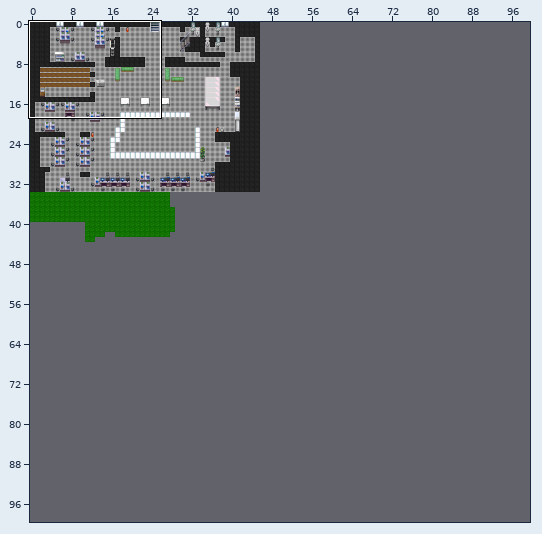
An edit to a level. Tiled map (JSON), maps/3rdFloor.json. The picture above shows the old version from afar; the outline marks the close-up.
Close-up. Old version:
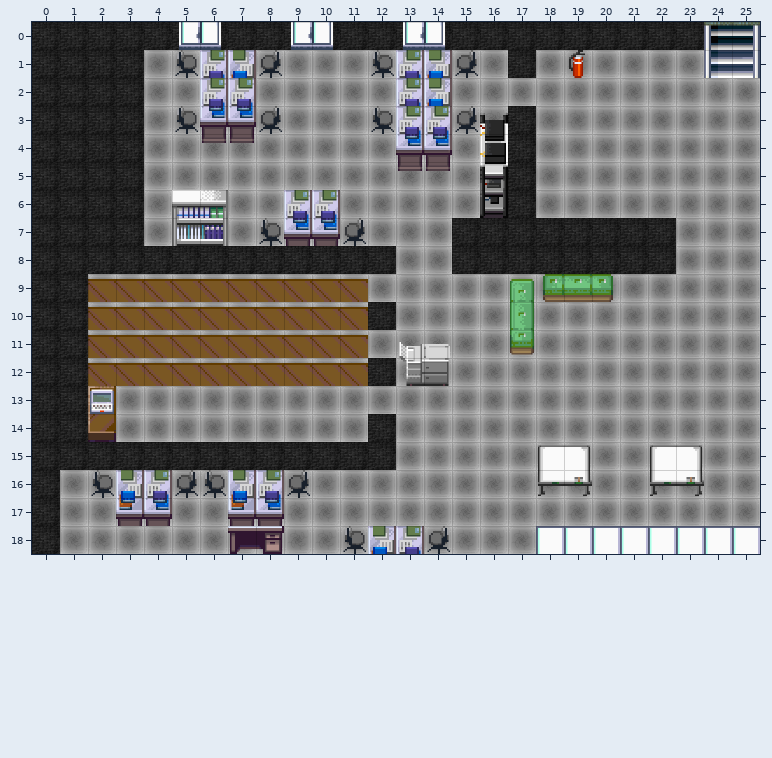
Cells are 32x32 px. Shown: x 0..25, y 0..18. The commit also changed other parts of the map, which this record leaves out.
Once edited:
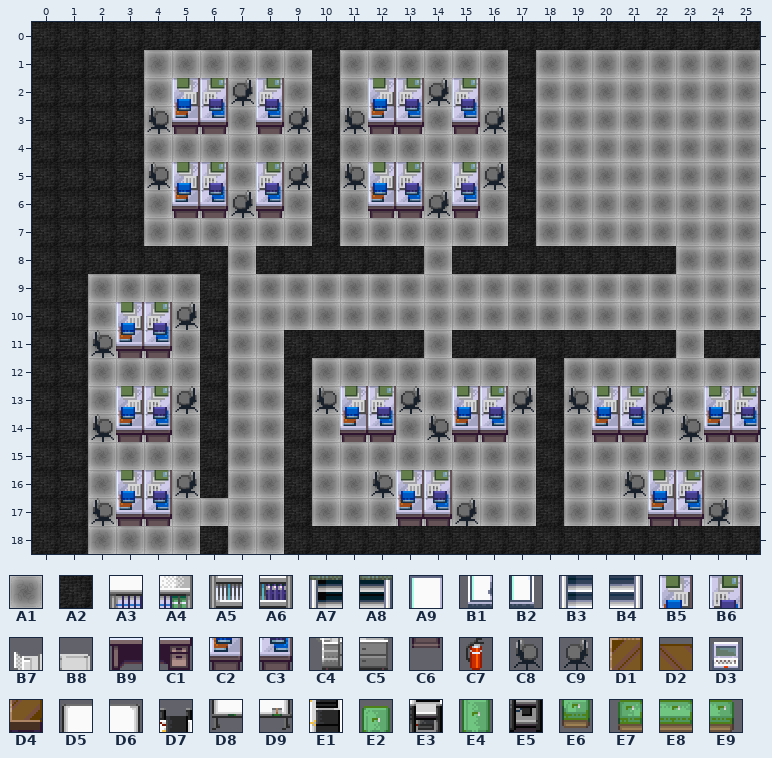
Key: from "floortileset": A1 14, A2 37; from "office_1": A3 3, A4 4, A5 19, A6 20, A7 24, A8 25, A9 28, B1 30, B2 31, B3 40, B4 41, B5 50, B6 51, B7 56, B8 57, B9 64, C1 65, C2 66, C3 67, C4 72, C5 73, C6 84, C7 97, C8 114, C9 115, D1 128, D2 130, D3 135, D4 144, D5 161, D6 162, D7 176, D8 177, D9 178, E1 192, E2 199, E3 208, E4 215, E5 224, E6 231, E7 244, E8 245, E9 246.
__ is an empty cell, ## one hidden under a higher layer.
Tiles of an added or newly shown layer are drawn over the layers below it.
Changes in this commit:
Layer "bottom":
y 1: x 10 A1 -> A2
y 2: x 10 A1 -> A2; x 17 A1 -> A2
y 3..5: x 10 A1 -> A2
y 6: x 10 ## -> A2
y 7: x 10 A1 -> A2; x 15..16 A2 A2 -> A1 A1; x 18..22 A2 A2 A2 A2 A2 -> A1 A1 A1 A1 A1
y 8: x 7 A2 -> A1; x 13 A1 -> A2
y 9: x 6 A1 -> A2
y 10: x 6 A1 -> A2; x 12 A2 -> A1
y 11: x 6 A1 -> A2; x 9..13 A1 A1 A1 A1 A1 -> A2 A2 A2 A2 A2; x 15..22 A1 A1 A1 A1 A1 A1 A1 A1 -> A2 A2 A2 A2 A2 A2 A2 A2; x 24..25 A1 A1 -> A2 A2
y 12: x 6 A1 -> A2; x 9 A1 -> A2; x 12 A2 -> A1; x 18 A1 -> A2
y 13: x 6 A1 -> A2; x 9 A1 -> A2; x 18 A1 -> A2
y 14: x 6 A1 -> A2; x 9 A1 -> A2; x 12 A2 -> A1; x 18 A1 -> A2
y 15: x 2..5 A2 A2 A2 A2 -> A1 A1 A1 A1; x 7..8 A2 A2 -> A1 A1; x 10..12 A2 A2 A2 -> A1 A1 A1; x 18 A1 -> A2
y 16: x 1 A1 -> A2; x 6 A1 -> A2; x 9 A1 -> A2; x 18 A1 -> A2
y 17: x 1 A1 -> A2; x 9 A1 -> A2; x 18 A1 -> A2
y 18: x 1 A1 -> A2; x 6 A1 -> A2; x 9..25 A1 A1 A1 ## ## A1 A1 A1 A1 ## ## ## ## ## ## ## ## -> A2 A2 A2 A2 A2 A2 A2 A2 A2 A2 A2 A2 A2 A2 A2 A2 A2
Layer "bureau" (added):
y 2: x 5 __ -> B5; x 7..8 __ __ -> C9 B6; x 12 __ -> B5; x 14..15 __ __ -> C9 B6
y 3: x 4..5 __ __ -> C8 C2; x 8..9 __ __ -> C3 C9; x 11..13 __ __ __ -> C8 C2 C3; x 15..16 __ __ -> C3 C9
y 5: x 4..6 __ __ __ -> C8 B5 B6; x 8..9 __ __ -> B6 C9; x 11..13 __ __ __ -> C8 B5 B6; x 15..16 __ __ -> B6 C9
y 6: x 5..8 __ __ __ __ -> C2 C3 C9 C3; x 12..15 __ __ __ __ -> C2 C3 C9 C3
y 10: x 3..5 __ __ __ -> B5 B6 C9
y 11: x 2..4 __ __ __ -> C8 C2 C3
y 13: x 3..5 __ __ __ -> B5 B6 C9; x 10..13 __ __ __ __ -> C8 B5 B6 C9; x 15..17 __ __ __ -> B5 B6 C9; x 19..22 __ __ __ __ -> C8 B5 B6 C9; x 24..25 __ __ -> B5 B6
y 14: x 2..4 __ __ __ -> C8 C2 C3; x 11..12 __ __ -> C2 C3; x 14..16 __ __ __ -> C8 C2 C3; x 20..21 __ __ -> C2 C3; x 23..25 __ __ __ -> C8 C2 C3
y 16: x 12..14 __ __ __ -> C8 B5 B6; x 21..23 __ __ __ -> C8 B5 B6
y 17: x 2 __ -> C8; x 13..15 __ __ __ -> C2 C3 C9; x 22..24 __ __ __ -> C2 C3 C9
Layer "top" (removed):
y 0: x 5..6 B1 B2 -> __ __; x 9..10 B1 B2 -> __ __; x 13..14 B1 B2 -> __ __; x 24..25 A7 A8 -> __ __
y 1: x 6..7 B6 B5 -> __ __; x 13..14 B6 B5 -> __ __; x 19 C7 -> __; x 24..25 B3 B4 -> __ __
y 2: x 7 B6 -> __; x 14 B5 -> __
y 3: x 7 C3 -> __; x 13..14 B6 B6 -> __ __
y 4: x 6..7 C6 C6 -> __ __; x 13..14 C3 C3 -> __ __; x 16 E1 -> __
y 5: x 13..14 C6 C6 -> __ __; x 16 E3 -> __
y 6: x 5..6 A3 A4 -> __ __; x 9..10 B6 B6 -> __ __; x 16 E5 -> __
y 7: x 5..6 A5 A6 -> __ __; x 9..10 C3 C3 -> __ __
y 9: x 2..11 D2 D2 D2 D2 D2 D2 D2 D2 D2 D2 -> __ __ __ __ __ __ __ __ __ __; x 17..20 E2 E7 E8 E9 -> __ __ __ __
y 10: x 2..11 D2 D2 D2 D2 D2 D2 D2 D2 D2 D2 -> __ __ __ __ __ __ __ __ __ __; x 17 E4 -> __
y 11: x 2..11 D2 D2 D2 D2 D2 D2 D2 D2 D2 D2 -> __ __ __ __ __ __ __ __ __ __; x 17 E6 -> __
y 12: x 2..11 D2 D2 D2 D2 D2 D2 D2 D2 D2 D2 -> __ __ __ __ __ __ __ __ __ __; x 13..14 C4 C5 -> __ __
y 13: x 2 D1 -> __
y 14: x 2 D4 -> __
y 15: x 18..19 D5 D6 -> __ __; x 22..23 D5 D6 -> __ __
y 16: x 2 C8 -> __; x 6..9 C8 B5 B6 C9 -> __ __ __ __; x 18..19 D8 D9 -> __ __; x 22..23 D8 D9 -> __ __
y 17: x 7..8 C2 C3 -> __ __
y 18: x 7..8 B9 C1 -> __ __; x 11..14 C8 B5 B6 C9 -> __ __ __ __; x 18..25 A9 A9 A9 A9 A9 A9 A9 A9 -> __ __ __ __ __ __ __ __
Layer "book" (removed):
y 1: x 5 C8 -> __; x 8 C9 -> __; x 12 C8 -> __; x 15 C9 -> __
y 3: x 5 C8 -> __; x 8 C9 -> __; x 12 C8 -> __; x 15 C9 -> __
y 7: x 8 C8 -> __; x 11 C9 -> __
Layer "ordi" (removed):
y 13: x 2 D3 -> __
Layer "override" (removed):
y 3: x 16 D7 -> __
y 11: x 13..14 B7 B8 -> __ __
Pixel boxes of the changes (left, top, right, bottom) in both close-ups:
changed: (60, 22, 760, 554)
